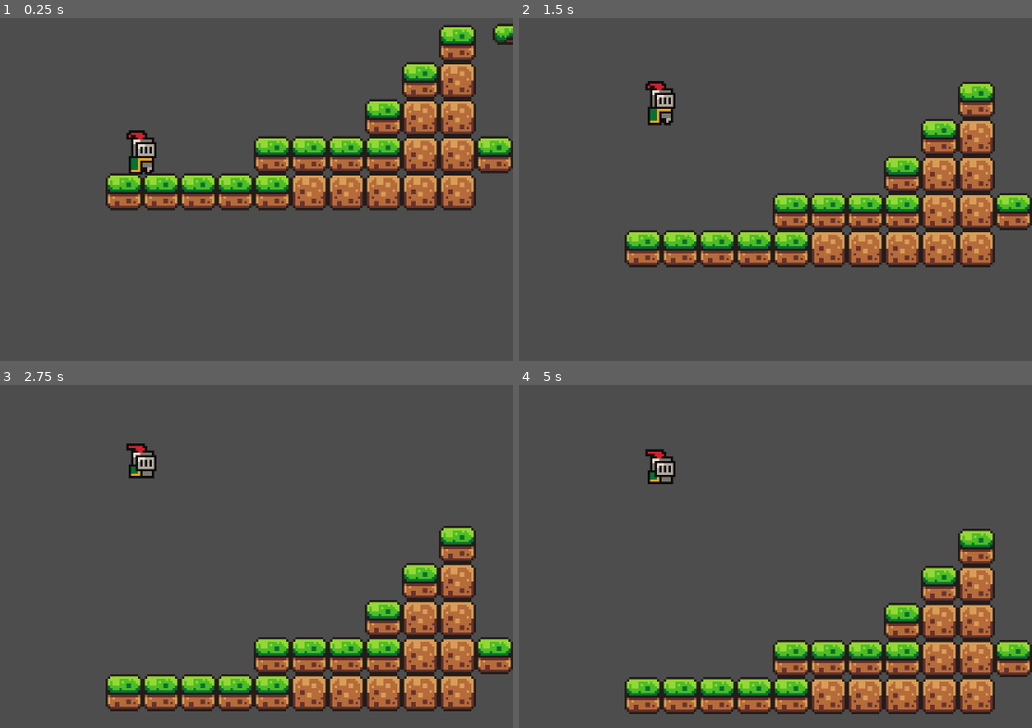
Above: before the commit, frames 1-4 (two rows, left to right).
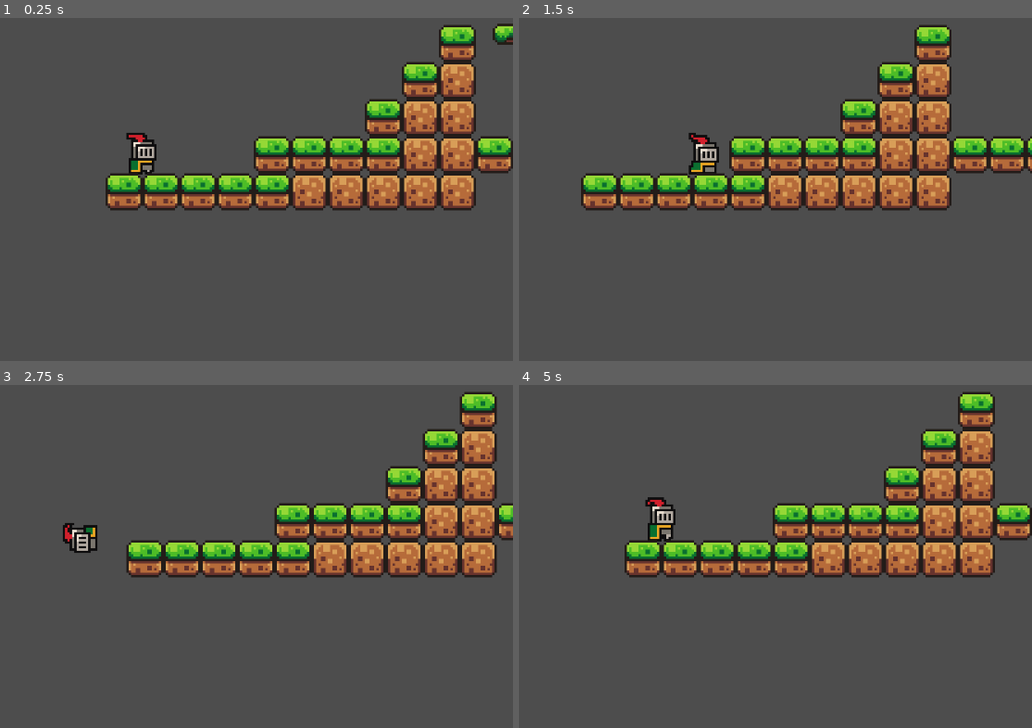
Above: after the commit, the same moments.

Repository: JeffreyDesautels/0SW_labos
Game: Godot game, scene res://scenes/world.tscn
The game is run twice, just before and just after one commit, with the same random seed, the same clock (stepped at 60 frames per second) and the same inputs.
Inputs (mouse positions are in pixels of both pictures, inside the frame that each line leads up to):
- Up to frame 1 (0.25 s): no input
- Up to frame 2 (1.5 s): tap Enter (ui_accept) at 0.5, 0.77, 0.8, 1.07, 1.35 s; move the mouse to (826, 96) at 0.52 s; hold D (right) from 0.53 s (still down); tap J (attack) at 0.6 s; click (826, 96) at 0.67 s; move the mouse to (outside the picture) at 1.27 s
- Up to frame 3 (2.75 s): tap Enter (ui_accept) at 1.52, 1.82, 2.3 s; tap J (attack) at 1.55, 2.1 s; move the mouse to (outside the picture) at 2.02 s; release D (right) at 2.03 s; hold A (left) from 2.03 s (still down)
- Up to frame 4 (5 s): move the mouse to (626, 604) at 2.77 s; release A (left) at 2.78 s; hold D (right) 2.78-4.28 s; tap J (attack) at 2.85, 4.35 s; click (626, 604) at 2.92 s; tap Enter (ui_accept) at 3.02, 3.32, 3.6, 3.77, 4.07, 4.52, 4.82 s; move the mouse to (883, 573) at 3.52 s; move the mouse to (outside the picture) at 4.27 s; hold A (left) from 4.28 s (still down)

The runs differ from the first frame. In frame 1, 0.3% of the frame differs, in the area x 25-31%, y 32-45%; in frame 2, 32%; in frame 3, 34%; in frame 4, 34%, in the area x 20-100%, y 1-96%.

Commit message:
State Machine : done

Diff:
--- a/labo2/project.godot
+++ b/labo2/project.godot
@@ -51,7 +51,6 @@
 "deadzone": 0.2,
 "events": [Object(InputEventKey,"resource_local_to_scene":false,"resource_name":"","device":-1,"window_id":0,"alt_press …(192 unchanged characters)…
 , Object(InputEventKey,"resource_local_to_scene":false,"resource_name":"","device":-1,"window_id":0,"alt_pressed":false …(182 unchanged characters)…
-, Object(InputEventKey,"resource_local_to_scene":false,"resource_name":"","device":-1,"window_id":0,"alt_pressed":false,"shift_pressed":false,"ctrl_pressed":false,"meta_pressed":false,"pressed":false,"keycode":0,"physical_keycode":4194320,"key_label":0,"unicode":0,"location":0,"echo":false,"script":null)
 ]
 }
 
--- a/labo2/scenes/enemy.tscn
+++ b/labo2/scenes/enemy.tscn
@@ -45,6 +45,7 @@
 
 [node name="Enemy" type="Node2D" unique_id=1842872950]
 script = ExtResource("1_4ra3w")
+speed = null
 
 [node name="AnimatedSprite2D" type="AnimatedSprite2D" parent="." unique_id=11179796]
 sprite_frames = SubResource("SpriteFrames_0qyls")
--- a/labo2/scenes/player.tscn
+++ b/labo2/scenes/player.tscn
@@ -2,6 +2,12 @@
 
 [ext_resource type="Texture2D" uid="uid://dn2ir0xnhk6k5" path="res://assets/sprites/knight.png" id="1_4flbx"]
 [ext_resource type="Script" uid="uid://bj1d2pskcd3ep" path="res://scripts/player.gd" id="1_onrkg"]
+[ext_resource type="Script" uid="uid://dtc1b3nll7hum" path="res://scripts/states/state_machine.gd" id="3_qhqgy"]
+[ext_resource type="Script" uid="uid://bof4vloa788t0" path="res://scripts/states/player_idle.gd" id="4_dqkch"]
+[ext_resource type="Script" uid="uid://e7443xj7fx5o" path="res://scripts/states/player_run.gd" id="5_qlg0r"]
+[ext_resource type="Script" uid="uid://vtiffr4r1kpy" path="res://scripts/states/player_jump.gd" id="6_tuyoq"]
+[ext_resource type="Script" uid="uid://comrhtuh5he1w" path="res://scripts/states/player_fall.gd" id="7_fjrip"]
+[ext_resource type="Script" uid="uid://jgelnq8svh4i" path="res://scripts/states/player_attack.gd" id="8_smehm"]
 
 [sub_resource type="RectangleShape2D" id="RectangleShape2D_4flbx"]
 size = Vector2(10, 15)
@@ -40,7 +46,7 @@
 
 [sub_resource type="Animation" id="Animation_fjrip"]
 resource_name = "fall"
-length = 0.19999999999999998
+length = 0.2
 loop_mode = 1
 step = 0.05
 tracks/0/type = "value"
@@ -76,9 +82,8 @@
 
 [sub_resource type="Animation" id="Animation_tuyoq"]
 resource_name = "jump"
-length = 0.8
-loop_mode = 1
-step = 0.2
+length = 0.39999999999999997
+step = 0.1
 tracks/0/type = "value"
 tracks/0/imported = false
 tracks/0/enabled = true
@@ -86,15 +91,15 @@
 tracks/0/interp = 1
 tracks/0/loop_wrap = true
 tracks/0/keys = {
-"times": PackedFloat32Array(0, 0.2, 0.4, 0.6),
+"times": PackedFloat32Array(0, 0.1, 0.2, 0.3),
 "transitions": PackedFloat32Array(1, 1, 1, 1),
 "update": 1,
-"values": [40, 41, 50, 40]
+"values": [40, 41, 42, 40]
 }
 
 [sub_resource type="Animation" id="Animation_g2els"]
 resource_name = "run"
-length = 1.5999999999999999
+length = 1.6
 loop_mode = 1
 step = 0.1
 tracks/0/type = "value"
@@ -137,3 +142,32 @@
 [node name="AnimationPlayer" type="AnimationPlayer" parent="." unique_id=1521364837]
 libraries/ = SubResource("AnimationLibrary_qhqgy")
 autoplay = &"idle"
+
+[node name="StateMachine" type="Node" parent="." unique_id=1853839994 node_paths=PackedStringArray("initial_state")]
+script = ExtResource("3_qhqgy")
+initial_state = NodePath("PlayerIdle")
+
+[node name="PlayerIdle" type="Node" parent="StateMachine" unique_id=1013824120 node_paths=PackedStringArray("player")]
+script = ExtResource("4_dqkch")
+player = NodePath("../..")
+metadata/_custom_type_script = "uid://bof4vloa788t0"
+
+[node name="PlayerRun" type="Node" parent="StateMachine" unique_id=1746556231 node_paths=PackedStringArray("player")]
+script = ExtResource("5_qlg0r")
+player = NodePath("../..")
+metadata/_custom_type_script = "uid://e7443xj7fx5o"
+
+[node name="PlayerJump" type="Node" parent="StateMachine" unique_id=1602539239 node_paths=PackedStringArray("player")]
+script = ExtResource("6_tuyoq")
+player = NodePath("../..")
+metadata/_custom_type_script = "uid://vtiffr4r1kpy"
+
+[node name="PlayerFall" type="Node" parent="StateMachine" unique_id=2019494971 node_paths=PackedStringArray("player")]
+script = ExtResource("7_fjrip")
+player = NodePath("../..")
+metadata/_custom_type_script = "uid://comrhtuh5he1w"
+
+[node name="PlayerAttack" type="Node" parent="StateMachine" unique_id=732073894 node_paths=PackedStringArray("player")]
+script = ExtResource("8_smehm")
+player = NodePath("../..")
+metadata/_custom_type_script = "uid://jgelnq8svh4i"
--- a/labo2/scripts/enemy.gd
+++ b/labo2/scripts/enemy.gd
@@ -1,4 +1,4 @@
-class_name Player
+class_name Enemy
 extends Node2D
 
 @export var speed : float = 60
@@ -6,7 +6,7 @@
 @onready var detecteur_plancher : RayCast2D = $DetecteurPlancher
 @onready var detecteur_joueur : RayCast2D = $DetecteurJoueur
 @onready var animated_sprite : AnimatedSprite2D = $AnimatedSprite2D
-var player : Player
+var player : Enemy
 
 # Called when the node enters the scene tree for the first time.
 func _ready() -> void:
@@ -36,7 +36,7 @@
 	detecteur_plancher.target_position.x *= -1
 	detecteur_joueur.target_position.x *= -1
 
-func set_player(player : Player) -> void:
+func set_player(player : Enemy) -> void:
 	self.player = player
 
 func handle_player() -> void:
--- a/labo2/scripts/player.gd
+++ b/labo2/scripts/player.gd
@@ -1,95 +1,19 @@
 extends CharacterBody2D
-
-enum State { STATE_JUMPING, STATE_IDLE, STATE_RUNNING, STATE_FALLING, STATE_ATTACK }
-var current_state: State = State.STATE_IDLE
+class_name Player
 
 const SPEED = 150.0
 const JUMP_VELOCITY = -400.0
+
 var facing_right = true
 
 @onready var sprite_2d: Sprite2D = $Sprite2D
 @onready var animation_player: AnimationPlayer = $AnimationPlayer
 
+#func _ready() -> void:
+	#animation_player.play("idle")
+
+
 func _physics_process(delta: float) -> void:
-	# Add the gravity.
 	if not is_on_floor():
 		velocity += get_gravity() * delta
-
-	# Handle jump.
-	if Input.is_action_just_pressed("ui_accept") and is_on_floor():
-		velocity.y = JUMP_VELOCITY
-
-	# Get the input direction and handle the movement/deceleration.
-	# As good practice, you should replace UI actions with custom gameplay actions.
-	var direction := Input.get_axis("ui_left", "ui_right")
-	if direction:
-		velocity.x = direction * SPEED
-		#animation_player.play("run")
-	else:
-		velocity.x = move_toward(velocity.x, 0, SPEED)
-		#animation_player.play("idle")
-
-	sprite_2d.scale.x = -1.0 if direction < 0 else 1.0
-
-	match current_state:
-		State.STATE_FALLING:
-			if is_on_floor():
-				current_state = State.STATE_IDLE
-				animation_player.play("idle")
-
-		State.STATE_IDLE:
-			if direction != 0:
-				current_state = State.STATE_RUNNING
-				animation_player.play("run")
-			elif Input.is_action_just_pressed("ui_up"):
-				current_state = State.STATE_JUMPING
-				velocity.y = -JUMP_VELOCITY
-				animation_player.play("jump")
-			elif Input.is_action_just_pressed("attack"):
-				current_state = State.STATE_ATTACK
-				animation_player.play("attack")
-			elif not is_on_floor() and velocity.y > 0:
-				current_state = State.STATE_FALLING
-				animation_player.play("fall")
-
-		State.STATE_JUMPING:
-			if velocity.y >= 0:
-				current_state = State.STATE_FALLING
-				animation_player.play("fall")
-			else:
-				animation_player.play("jump")
-
-		State.STATE_RUNNING:
-			if direction > 0:
-				facing_right = true
-			elif direction < 0:
-				facing_right = false
-			else:
-				current_state = State.STATE_IDLE
-				animation_player.play("idle")
-
-			if not is_on_floor() and velocity.y > 0:
-				current_state = State.STATE_FALLING
-				animation_player.play("fall")
-			elif Input.is_action_just_pressed("ui_up"):
-				current_state = State.STATE_JUMPING
-				velocity.y = -JUMP_VELOCITY
-				animation_player.play("jump")
-
-			if Input.is_action_just_pressed("attack"):
-				current_state = State.STATE_ATTACK
-				#animation_player.play("attack")
-
-
-		State.STATE_ATTACK:
-				animation_player.play("attack")
-				current_state = State.STATE_IDLE
-				#animation_player.play("idle")
-
-
-
-		_:
-			animation_player.play("idle")
-
-
 	move_and_slide()
--- /dev/null
+++ b/labo2/scripts/states/BaseState.gd
@@ -0,0 +1,11 @@
+@abstract class_name BaseState
+extends Node
+
+# Signal pour annoncer un changement d’état
+signal Transitioned
+
+@abstract func handle_inputs(input_event: InputEvent) -> void
+@abstract func update(delta: float) -> void
+@abstract func physics_update(delta: float) -> void
+@abstract func enter() -> void
+@abstract func exit() -> void
--- /dev/null
+++ b/labo2/scripts/states/player_attack.gd
@@ -0,0 +1,32 @@
+class_name PlayerAttack
+extends BaseState
+
+@export var player : Player
+var anim_player : AnimationPlayer
+
+func enter() -> void:
+	if not anim_player :
+		anim_player = player.get_node("AnimationPlayer")
+
+	player.velocity.x = 0;
+	anim_player.play("attack")
+
+func _input(event: InputEvent) -> void:
+	handle_inputs(event)
+
+func handle_inputs(input_event: InputEvent) -> void :
+	pass
+
+func update(delta : float) -> void:
+	if not anim_player :
+		anim_player = player.get_node("AnimationPlayer")
+
+func physics_update(delta: float) -> void:
+	if not anim_player:
+		anim_player = player.animation_player
+
+	if not anim_player.is_playing():
+		Transitioned.emit(self, "PlayerIdle")
+
+func exit() -> void:
+	pass
--- /dev/null
+++ b/labo2/scripts/states/player_fall.gd
@@ -0,0 +1,46 @@
+class_name PlayerFall
+extends BaseState
+
+@export var player : Player
+var anim_player : AnimationPlayer
+
+var dir : float = 0.0
+
+func enter() -> void:
+	if not anim_player :
+		anim_player = player.get_node("AnimationPlayer")
+	anim_player.play("fall")
+
+	#player.velocity.y = player.JUMP_VELOCITY
+
+func _input(event: InputEvent) -> void:
+	handle_inputs(event)
+
+func handle_inputs(input_event: InputEvent) -> void :
+	dir = Input.get_axis("left", "right")
+
+	if (Input.is_action_just_pressed("attack")):
+		Transitioned.emit(self, "PlayerAttack")
+
+func update(delta : float) -> void:
+	if not anim_player :
+		anim_player = player.get_node("AnimationPlayer")
+
+	if dir != 0:
+		player.sprite_2d.flip_h = dir < 0
+
+func physics_update(delta: float) -> void:
+	if (player.velocity.x != 0):
+		player.facing_right = player.velocity.x > 0
+		if not anim_player : return
+
+	player.velocity.x = dir * player.SPEED
+
+	if (player.is_on_floor()):
+		if (dir != 0):
+			Transitioned.emit(self, "PlayerRun")
+		else:
+			Transitioned.emit(self, "PlayerIdle")
+
+func exit() -> void:
+	pass
--- /dev/null
+++ b/labo2/scripts/states/player_idle.gd
@@ -0,0 +1,38 @@
+class_name PlayerIdle
+extends BaseState
+
+@export var player : Player
+var anim_player : AnimationPlayer
+
+func enter():
+	anim_player = player.get_node("AnimationPlayer")
+	anim_player.play("idle")
+	player.velocity.x = 0
+
+func _input(event: InputEvent) -> void:
+	handle_inputs(event)
+
+func handle_inputs(input_event: InputEvent) -> void :
+	var dir : float = Input.get_axis("left", "right")
+
+	if (Input.is_action_just_pressed("attack")):
+		Transitioned.emit(self, "PlayerAttack")
+	elif Input.is_action_just_pressed("up") and player.is_on_floor():
+		Transitioned.emit(self, "PlayerJump")
+
+
+func update(delta: float) -> void:
+	if not anim_player :
+		anim_player = player.animation_player
+
+func physics_update(delta: float) -> void:
+	if not anim_player : return
+
+	if (not player.is_on_floor() and player.velocity.y >= 0):
+		Transitioned.emit(self, "PlayerFall")
+	# si maintien touche deplacement apres attack, sinon bloque
+	elif (Input.get_axis("left", "right") != 0):
+		Transitioned.emit(self, "PlayerRun")
+
+func exit() -> void:
+	pass
--- /dev/null
+++ b/labo2/scripts/states/player_jump.gd
@@ -0,0 +1,46 @@
+class_name PlayerJump
+extends BaseState
+
+@export var player : Player
+var anim_player : AnimationPlayer
+
+var dir : float = 0.0
+
+func enter() -> void:
+	if not anim_player :
+		anim_player = player.get_node("AnimationPlayer")
+	anim_player.play("jump")
+
+	player.velocity.y = player.JUMP_VELOCITY
+
+func _input(event: InputEvent) -> void:
+	handle_inputs(event)
+
+func handle_inputs(input_event: InputEvent) -> void :
+	dir = Input.get_axis("left", "right")
+
+	if (Input.is_action_just_pressed("attack")):
+		Transitioned.emit(self, "PlayerAttack")
+
+func update(delta : float) -> void:
+	if not anim_player :
+		anim_player = player.get_node("AnimationPlayer")
+
+	if dir != 0:
+		player.sprite_2d.flip_h = dir < 0
+
+func physics_update(delta: float) -> void:
+	if (player.velocity.x != 0):
+		player.facing_right = player.velocity.x > 0
+		if not anim_player : return
+
+	if not anim_player:
+		anim_player = player.get_node("AnimationPlayer")
+
+	if player.velocity.y >= 0:
+		Transitioned.emit(self, "PlayerFall")
+
+	player.velocity.x = dir * player.SPEED
+
+func exit() -> void:
+	pass
--- /dev/null
+++ b/labo2/scripts/states/player_run.gd
@@ -0,0 +1,46 @@
+class_name PlayerRun
+extends BaseState
+
+@export var player : Player
+var anim_player : AnimationPlayer
+
+var dir : float = 0.0
+
+func enter() -> void:
+	if not anim_player:
+		anim_player = player.get_node("AnimationPlayer")
+
+	anim_player.play("run")
+
+func _input(event: InputEvent) -> void:
+	handle_inputs(event)
+
+func handle_inputs(input_event: InputEvent) -> void :
+	dir = Input.get_axis("left", "right")
+
+	if (dir == 0):
+		Transitioned.emit(self, "PlayerIdle")
+	elif (Input.is_action_just_pressed("up") and player.is_on_floor()):
+		Transitioned.emit(self, "PlayerJump")
+	elif (Input.is_action_just_pressed("attack")):
+		Transitioned.emit(self, "PlayerAttack")
+
+func update(delta : float) -> void:
+	if not anim_player :
+		anim_player = player.get_node("AnimationPlayer")
+
+	if dir != 0:
+		player.sprite_2d.flip_h = dir < 0
+
+func physics_update(delta: float) -> void:
+	if (player.velocity.x != 0):
+		player.facing_right = player.velocity.x > 0
+		if not anim_player : return
+
+	player.velocity.x = dir * player.SPEED
+
+	if (not player.is_on_floor() and player.velocity.y >= 0):
+		Transitioned.emit(self, "PlayerFall")
+
+func exit() -> void:
+	pass
--- /dev/null
+++ b/labo2/scripts/states/state_machine.gd
@@ -0,0 +1,41 @@
+extends Node
+
+@export var initial_state : BaseState
+var current_state : BaseState
+var states : Dictionary = {}
+
+# Called when the node enters the scene tree for the first time.
+func _ready() -> void:
+	# Pour ajouter les états, il suffit de les ajouter comme enfants de la machine à état
+	for child in get_children():
+		if child is BaseState:
+			states[child.name.to_lower()] = child
+			child.Transitioned.connect(on_child_transition)
+
+	if initial_state :
+		initial_state.enter()
+		current_state = initial_state
+
+func _process(delta: float) -> void:
+	if current_state:
+		current_state.update(delta)
+
+func _physics_process(delta: float) -> void:
+	if current_state:
+		current_state.physics_update(delta)
+
+# Fonction pour changer d'état
+func on_child_transition(state, new_state_name):
+	if state != current_state:
+		return
+
+	var new_state = states.get(new_state_name.to_lower())
+
+	if !new_state:
+		return
+
+	if current_state:
+		current_state.exit()
+
+	new_state.enter()
+	current_state = new_state
Not shown, added: labo2/scripts/states/BaseState.gd.uid
Not shown, added: labo2/scripts/states/player_attack.gd.uid
Not shown, added: labo2/scripts/states/player_fall.gd.uid
Not shown, added: labo2/scripts/states/player_idle.gd.uid
Not shown, added: labo2/scripts/states/player_jump.gd.uid
Not shown, added: labo2/scripts/states/player_run.gd.uid
Not shown, added: labo2/scripts/states/state_machine.gd.uid
Not shown, added: labo2.zip
Not shown, added: labo2/scenes/player.tscn160732290823.tmp
Not shown, added: labo2/scenes/player.tscn160738972731.tmp
Not shown, added: labo2/scenes/player.tscn160749556719.tmp
Not shown, added: labo2/scenes/player.tscn160756335311.tmp
(and 5 more such lines)
